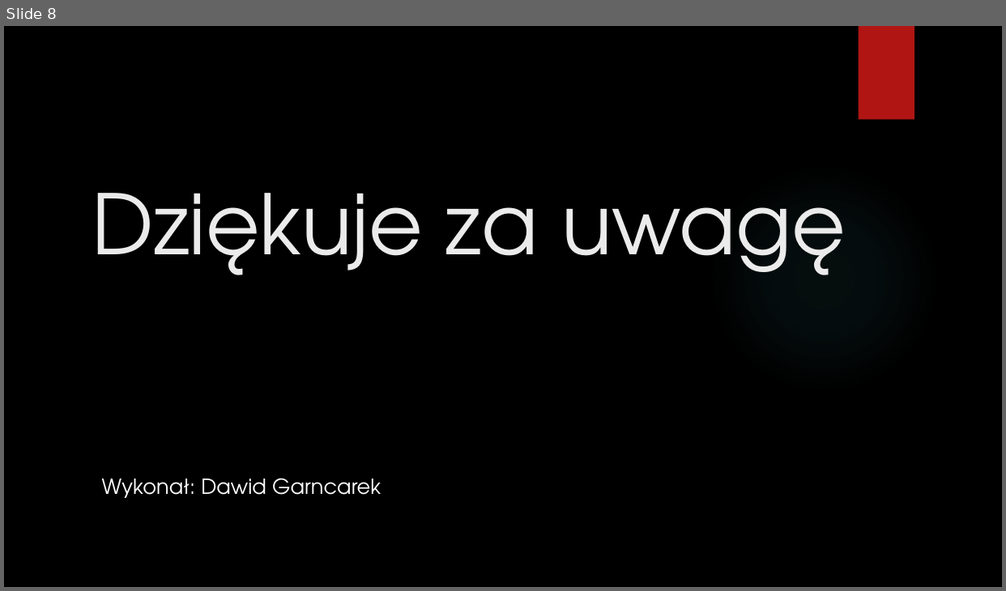
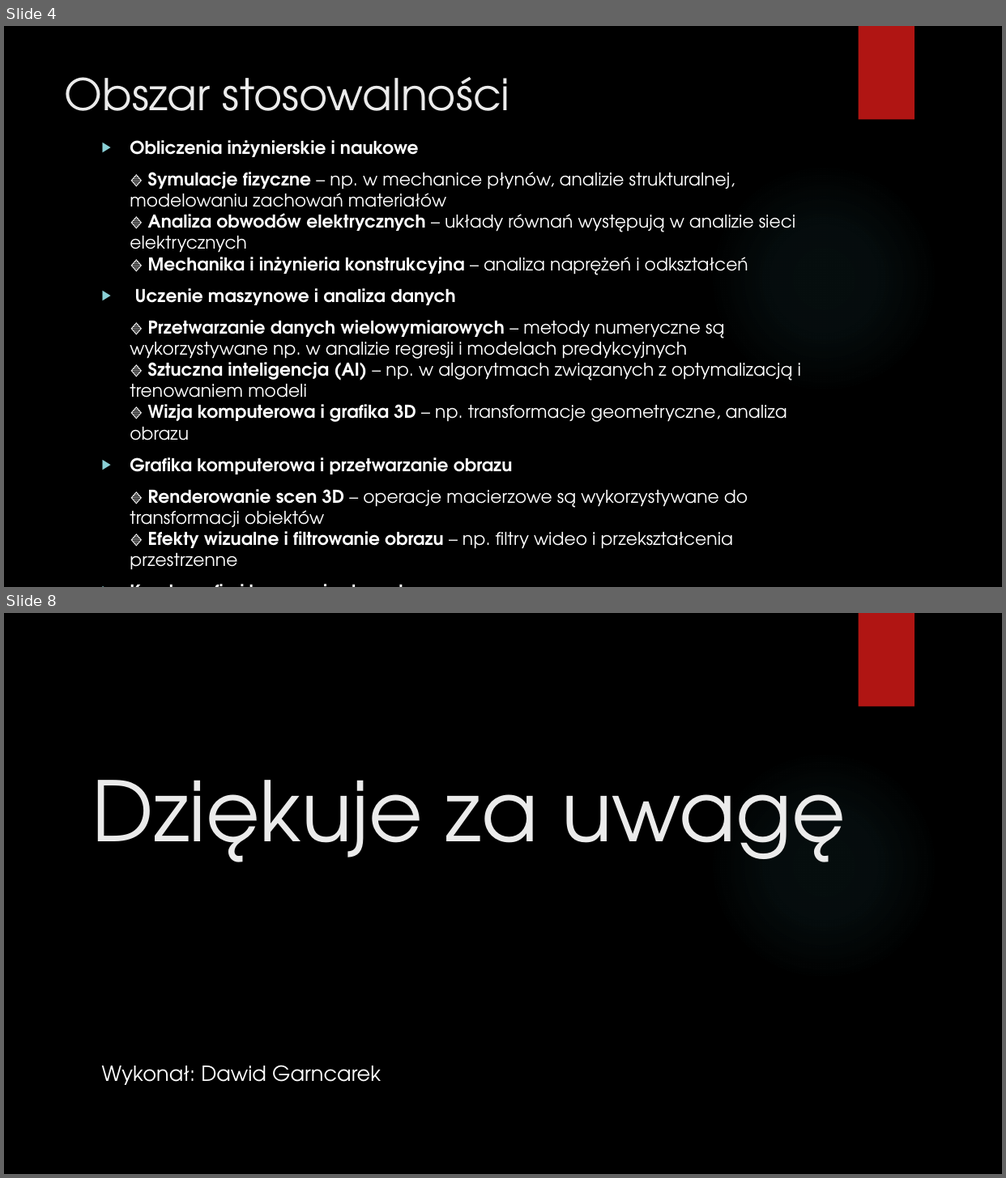
Before and after one commit to DawidGarncarek/Studia-Stopien-II, a slide deck: Semestr 2/Programowanie współbieżne i rozproszone/Projekt_wykład/Prezentacja_cz1.pptx. Shown one above the other, each under a label of ours: slide 8 before the commit, slides 4 and 8 after it; the slides between them are not shown. The pictures are 1006x591 and 1006x1178 pixels, drawn with LibreOffice and Linux fonts; fonts in the diff are those of the drawing; background and template pictures are left out. Boxes give left, top, right and bottom in pixels: in the first picture for what was removed or moved away, otherwise in the second. Text is boxed around its words. In the diff, an @@ line names an element or a change of style, - is before the commit and + after.

```diff
--- a/Semestr 2/Programowanie współbieżne i rozproszone/Projekt_wykład/Prezentacja_cz1.pptx
+++ b/Semestr 2/Programowanie współbieżne i rozproszone/Projekt_wykład/Prezentacja_cz1.pptx
@@ slide 4 added at [4, 26, 1002, 587], background picture (left out); not listed: 2 template elements that a slide beside it also shows @@
@@ title added at [65, 77, 510, 111], 42 pt, text #EBEBEB @@
+Obszar stosowalności
@@ text added at [130, 140, 801, 549], 17 pt, text #FFFFFF @@
+▶ Obliczenia inżynierskie i naukowe
+🔹 Symulacje fizyczne – np. w mechanice płynów, analizie strukturalnej, modelowaniu zachowań materiałów
+🔹 Analiza obwodów elektrycznych – układy równań występują w analizie sieci elektrycznych
+🔹 Mechanika i inżynieria konstrukcyjna – analiza naprężeń i odkształceń
+▶ Uczenie maszynowe i analiza danych
+🔹 Przetwarzanie danych wielowymiarowych – metody numeryczne są wykorzystywane np. w analizie regresji i modelach predykcyjnych
+🔹 Sztuczna inteligencja (AI) – np. w algorytmach związanych z optymalizacją i trenowaniem modeli
+🔹 Wizja komputerowa i grafika 3D – np. transformacje geometryczne, analiza obrazu
+▶ Grafika komputerowa i przetwarzanie obrazu
+🔹 Renderowanie scen 3D – operacje macierzowe są wykorzystywane do transformacji obiektów
+🔹 Efekty wizualne i filtrowanie obrazu – np. filtry wideo i przekształcenia przestrzenne
+▶ Kryptografia i kompresja danych
```
Also in this commit, not shown: 6 slides changed, 1 slide removed, 3 other files.
